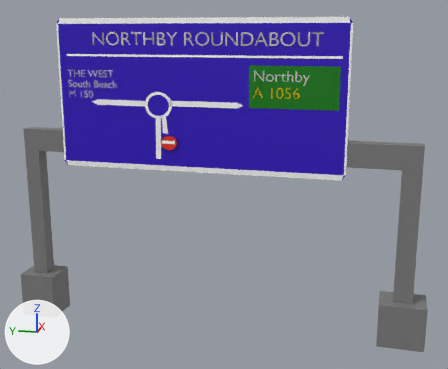
The FBX model Assets/Models/World/Signs/RoundaboutSignNorthbyRoundabout2.fbx: old version first, new version second.
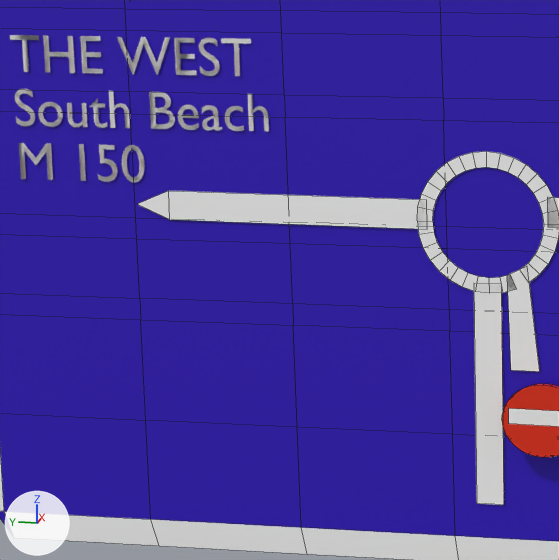
Each version appears first whole from a 50 mm lens placed at (-16.85, -6.18, 7.92), pointed at (-0.28, -2.86, 3.78), and next in a close-up on the part from 15% to 38% of the width and 17% to 46% of the height. Every picture has the same lights, and +X, +Y and +Z are marked at lower left. The close-ups show mesh edges as thin lines. Where no turn or scale is listed for an object, it has been applied to the vertices. Vertices at the same position are counted once.

The scene before the commit, as lines of its bpy script (objects in view):
```python
me_plane_013 = bpy.data.meshes.new('Plane.013')
me_plane_013.from_pydata(...)  # 4 vertices, 1 face; spans x 0.212..0.22, y -0.118..0.051, z -0.807..0.364
me_plane_013.materials.append(mat_material_023)  # white #ffffff
# before: 0 (0.212, -0.118, 0.364) at pixel (501, 284), 1 (0.213, -0.102, -0.807) at pixel (503, 504), 2 (0.22, 0.035, 0.364) at pixel (473, 283), 3 (0.22, 0.051, -0.807) at pixel (476, 503)
me_plane_015 = bpy.data.meshes.new('Plane.015')
me_plane_015.from_pydata([(0.212, -0.191, -0.099), (0.212, 0.165, -0.093), (0.212, -0.191, -0.017), (0.212, 0.165, -0.011)], [], [(0, 2, 3, 1)])
me_plane_015.materials.append(mat_material_056)  # white #ffffff
me_plane_016 = bpy.data.meshes.new('Plane.016')
me_plane_016.from_pydata(...)  # 5 vertices, 2 faces; spans x 0.35..0.43, y -1.17..0.48, z -0.08..0.08
me_plane_016.materials.append(mat_material_059)  # white #ffffff
# before: 0 (0.42, 0.29, -0.07) at pixel (169, 219), 1 (0.35, -1.16, -0.08) at pixel (427, 229), 2 (0.42, 0.29, 0.08) at pixel (168, 190), 3 (0.35, -1.17, 0.07) at pixel (426, 199)
ob_directionplanem_002 = bpy.data.objects.new('DirectionPlaneM.002', me_plane_013)
ob_directionplanem_002.location = (-0.751, -1.034, 5.298)
ob_directionplanem_004 = bpy.data.objects.new('DirectionPlaneM.004', me_plane_015)
ob_directionplanem_004.location = (-0.844, -1.369, 5.037)
ob_rightarrowm_001 = bpy.data.objects.new('RightArrowM.001', me_plane_016)
ob_rightarrowm_001.location = (-0.866, 0.412, 6.018)
# also in view: 'Cylinder' at (-0.61, -1.39, 4.96); 'Text.001' at (-0.44, 0.84, 6.52); 'RoundelM' at (-0.54, -1.09, 5.98); 'Cube.030' at (-0.55, -2.18, 6.22); 'DirectionPlaneM.001' at (-0.55, -1.27, 5.49)
```
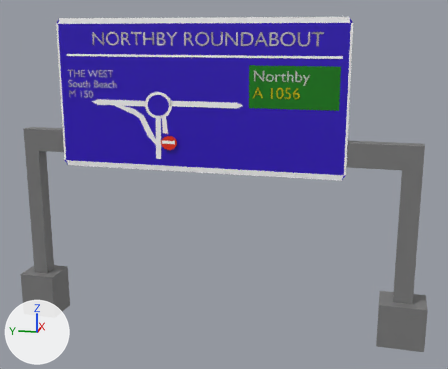
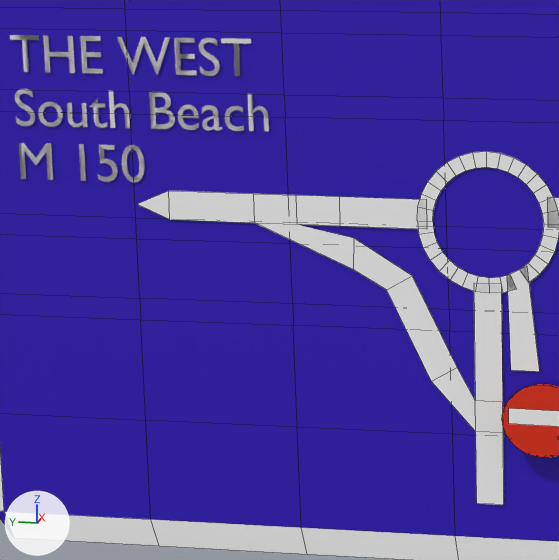
Where the change shows, as pixel boxes (x1, y1, x2, y2) in the close-ups (559 x 560 px):
'DirectionPlaneM.002', reshaped (703% wider, 27% taller)
    before: (474, 283, 504, 505)
    after: (256, 223, 504, 505)
part 2 of me_plane_016, built on
    both: (222, 193, 427, 229)

The change in detail:
me_plane_016 has 5 vertices, 2 faces and spans x 0.35..0.43, y -1.17..0.48, z -0.08..0.08.
me_plane_016 is used by ob_rightarrowm_001; location (-0.866, 0.412, 6.018).
Verts and faces of me_plane_016; kept vertices keep their numbers, new ones are numbered from 5.
Part 2, on me_plane_016:
Faces deleted: (0, 1, 3, 2).
New vertex 5 is at (0.4, -0.19, -0.08), pixel (254, 222).
New vertex 6 is at (0.37, -0.68, -0.08), pixel (340, 226).
New vertex 7 is at (0.37, -0.68, 0.07), pixel (339, 196).
New vertex 8 is at (0.4, -0.2, 0.08), pixel (253, 193).
New vertex 9 is at (0.38, -0.44, -0.08), pixel (297, 224).
New vertex 10 is at (0.38, -0.44, 0.08), pixel (296, 195).
New faces: (1, 3, 7, 6), (0, 5, 8, 2), (6, 7, 10, 9), (5, 9, 10, 8).
me_plane_013 has 4 vertices, 1 face and spans x 0.212..0.22, y -0.118..0.051, z -0.807..0.364.
me_plane_013 is used by ob_directionplanem_002; location (-0.751, -1.034, 5.298).
Verts and faces of me_plane_013; kept vertices keep their numbers, new ones are numbered from 4.
Part 1, on me_plane_013:
Faces deleted: (0, 2, 3, 1).
New vertex 4 is at (0.212, -0.108, -0.421), pixel (503, 432).
New vertex 5 is at (0.22, 0.046, -0.421), pixel (475, 431).
New vertex 6 is at (0.22, 0.043, -0.254), pixel (475, 400).
New vertex 7 is at (0.212, -0.11, -0.254), pixel (502, 401).
New vertex 8 is at (0.232, 0.285, -0.163), pixel (431, 381).
New vertex 9 is at (0.225, 0.139, -0.083), pixel (457, 367).
New vertex 10 is at (0.245, 0.521, 0.312), pixel (386, 289).
New vertex 11 is at (0.237, 0.374, 0.393), pixel (412, 275).
New vertex 12 is at (0.254, 0.7, 0.413), pixel (353, 269).
New vertex 13 is at (0.253, 0.693, 0.58), pixel (354, 238).
New vertex 14 is at (0.282, 1.252, 0.644), pixel (254, 222).
New vertex 15 is at (0.27, 1.01, 0.642), pixel (297, 224).
New faces: (1, 4, 5, 3), (4, 7, 6, 5), (0, 2, 6, 7), (5, 6, 9, 8), (8, 9, 11, 10), (10, 11, 13, 12).
New faces: (12, 13, 15, 14).
